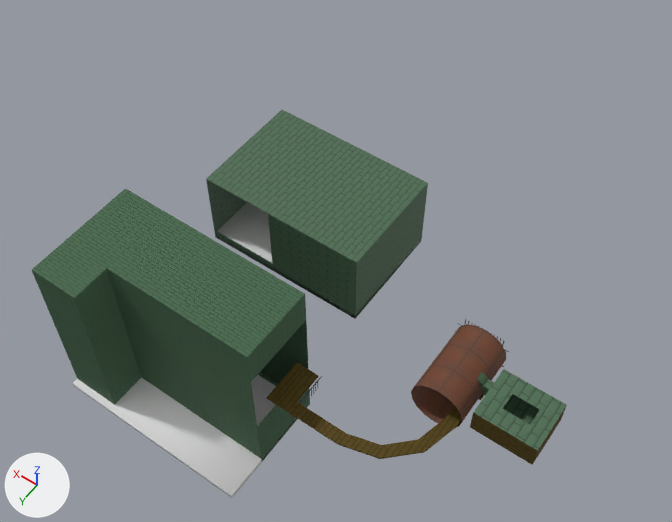
Two versions of the Blender file Assets/World/Level2/raw/Level2.blend, one commit apart.
The view is the same before and after, from a 50 mm camera at (-12.9, 61.9, 106.5) aimed at (37.6, -8.8, -4.7). Lighting does not change. The marker at lower left points along +X, +Y and +Z.

Script lines for the objects in view, before the commit:
```python
me_plane_001 = bpy.data.meshes.new('Plane.001')
me_plane_001.from_pydata(...)  # 125 vertices, 123 faces; spans x -0.06..0.06, y 0.0..8.22, z -2.0..0.34
me_plane_001.polygons.foreach_set('use_smooth', [True] * 123)
me_plane_001.materials.append(mat_rustymetal)  # picture img_tx_rusty_iron_200_png
me_plane_002 = bpy.data.meshes.new('Plane.002')
me_plane_002.from_pydata(...)  # a box spanning x 0.0..32.0, y -5.0..13.0, z -1.0..0.0
me_plane_002.polygons.foreach_set('use_smooth', [True] * 6)
me_plane_005 = bpy.data.meshes.new('Plane.005')
me_plane_005.from_pydata(...)  # 13 vertices, 10 faces; spans x 32.0..60.0, y -25.0..-6.0, z -12.0..2.0
me_plane_005.polygons.foreach_set('use_smooth', [True] * 10)
me_plane_005.materials.append(mat_sewerwall)
me_plane_006 = bpy.data.meshes.new('Plane.006')
me_plane_006.from_pydata(...)  # a box spanning x 0.0..28.0, y -5.0..14.0, z -1.0..0.0
me_plane_006.polygons.foreach_set('use_smooth', [True] * 6)
ob_level2_part3 = bpy.data.objects.new('Level2_Part3', me_plane_005)
ob_level2_part3.location = (0.0, 0.0, 0.0)
ob_sewage_part1 = bpy.data.objects.new('Sewage_Part1', me_plane_002)
ob_sewage_part1.location = (32.0, 12.0, -20.0)
ob_sewage_part2 = bpy.data.objects.new('Sewage_Part2', me_plane_006)
ob_sewage_part2.location = (32.0, -20.0, -11.0)
ob_sewer_grate_low = bpy.data.objects.new('Sewer_Grate_Low', me_plane_001)
ob_sewer_grate_low.location = (28.0, 8.1, -6.0)
# also in view: 'Level2_Part1' at (12.0, 3.7, 2.0); 'Level2_Part2' at (48.0, 15.0, -6.5)
```
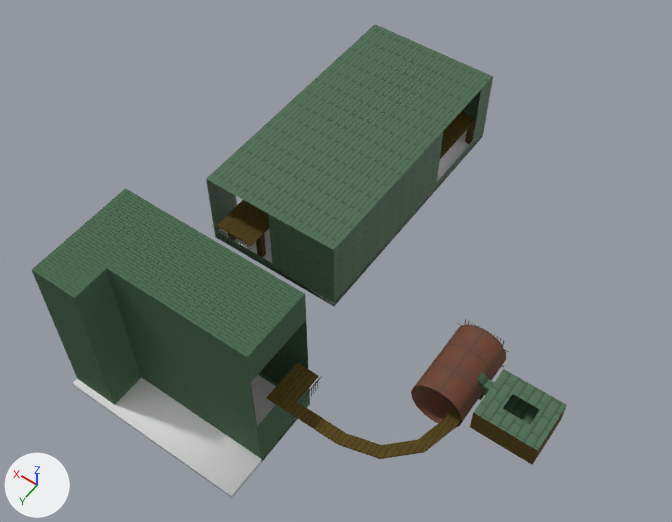
The change in detail:
me_plane_005 is used by ob_level2_part3; location (0.0, 0.0, 0.0).
me_plane_005 had 13 vertices, 10 faces and spanned x 32.0..60.0, y -25.0..-6.0, z -12.0..2.0.
me_plane_005 now has 181 vertices, 110 faces and spans x 36.0..60.0, y -57.0..-4.2, z -12.0..2.0.
me_plane_005 part 1: a new loose piece, a box spanning x 50.5..57.45, y -25.0..-4.25, z -5.78..-5.53, in mat_sewerplanks.
me_plane_005 part 2: a new loose piece, a box spanning x 36.5..43.45, y -49.0..-35.0, z -5.78..-5.53, in mat_sewerplanks.
Part 3, on me_plane_005:
1 face is deleted.
3 vertices in x 60.0, y -25.0, z -12.0..2.0 move by (0.0, 13.0, 0.0).
3 vertices in x 32.0, y -6.0, z -12.0..2.0 move by (4.0, 0.0, 0.0).
2 vertices move from x 32.0, y -25.0, z -12.0..2.0 to x 36.0, y -12.0, z -12.0..2.0.
60 vertices are added at x 36.0..56.4, y -49.0..-6.5, z -12.0..-5.8.
5 new vertices lie (0.0, -12.0, 0.0) away from vertices in x 32.0..60.0, y -25.0, z -12.0..2.0.
5 new vertices lie (0.0, -12.0, 0.0) away from vertices in x 36.0..60.0, y -24.0, z -12.0..2.0.
5 new vertices lie (0.0, -12.0, 0.0) away from vertices in x 36.0..60.0, y -36.0, z -12.0..2.0.
5 new vertices lie (0.0, -4.0, 0.0) away from vertices in x 36.0..60.0, y -48.0, z -12.0..2.0.
56 new vertices lie (1.0, 0.0, 0.0) away from vertices in x 36.5..56.4, y -49.0..-6.5, z -12.0..-5.8.
21 new faces join them, mat_sewerwall.
56 new faces join them, mat_sewerplanks.
me_plane_005 now uses material mat_sewerplanks.
me_plane_006 is used by ob_sewage_part2; location (32.0, -20.0, -11.0).
me_plane_006 had 8 vertices, 6 faces and spanned x 0.0..28.0, y -5.0..14.0, z -1.0..0.0.
me_plane_006 now has 8 vertices, 6 faces and spans x 4.0..28.0, y -32.0..14.0, z -1.0..0.0.
Part 4, on me_plane_006:
6 vertices are removed from x 0.0..28.0, y -5.0..14.0, z -1.0..0.0.
6 faces are deleted.
6 vertices are added at (4.0, 14.0, -1.0), (28.0, -32.0, -1.0), (4.0, -32.0, -1.0), (4.0, 14.0, 0.0), (28.0, -32.0, 0.0), (4.0, -32.0, 0.0).
6 new faces join them.
Object 'Sewer_Grate_Low.002' (ob_sewer_grate_low_002) is new; it shows a copy of the mesh of ob_sewer_grate_low.
Its location is (50.0, -4.0, -6.0).
Its rotation in degrees is (0, 0, -90).

Pixel boxes [x1, y1, x2, y2] of what changed, in the pictures (672 x 522 px):
'Level2_Part3', reshaped (29% wider, 35% taller)
    before: [206, 110, 428, 319]
    after: [206, 24, 493, 306]
'Sewage_Part2', reshaped (28% wider, 55% taller)
    before: [215, 202, 422, 316]
    after: [218, 129, 483, 306]
'Sewer_Grate_Low.002', added
    after: [212, 226, 253, 255]
part 1 of me_plane_005, added (brown)
    after: [217, 200, 269, 246]
part 2 of me_plane_005, added (black)
    after: [440, 111, 476, 159]
part 3 of me_plane_005, built on
    before: [213, 110, 428, 319]
    after: [213, 24, 493, 306]
